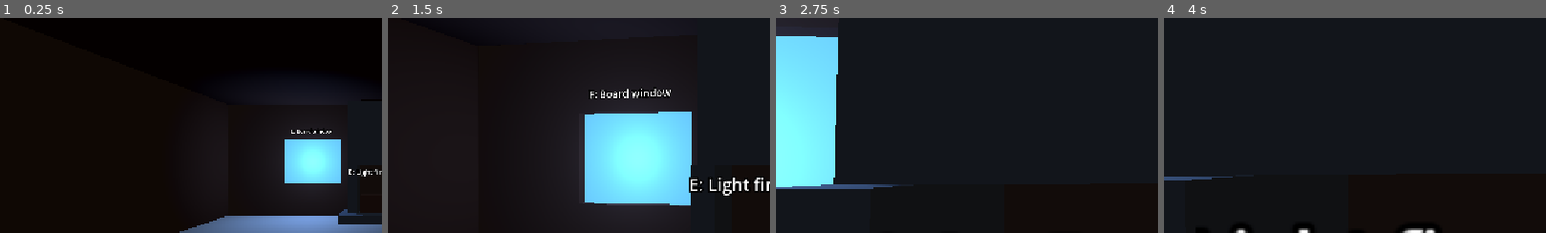
Above: before the commit, frames 1-4 (left to right).
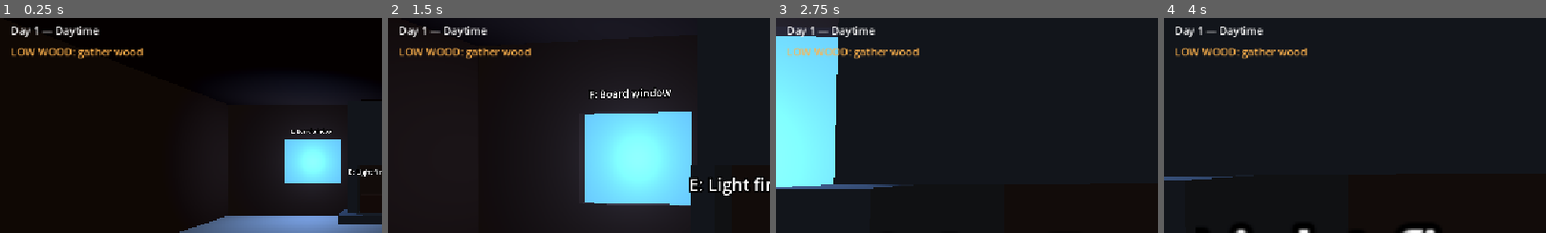
Above: after the commit, the same moments.

Repository: EarthDeparture/brave_and_cold
Game: Godot game, scene res://scenes/main.tscn
Two runs of this game, one before a commit and one after it. Both use one fixed random seed, a clock stepped at 60 frames per second and the inputs below.
Inputs (mouse positions are % of the whole screen's width and height, from its top left):
- Up to frame 1 (0.25 s): no input
- Up to frame 2 (1.5 s): tap Enter at 0.5 s; move the mouse to (55, 50) at 0.52 s; hold E (interact) 0.53-1.28 s; hold W (move_up) from 0.53 s (still down); click (55, 50) at 0.67 s; move the mouse to (45, 50) at 1.27 s; tap Shift (sprint) at 1.35 s; click (45, 50) at 1.42 s
- Up to frame 3 (2.75 s): keep holding W (move_up); move the mouse to (52, 48) at 2.02 s; hold E (interact) from 2.03 s (still down); click (52, 48) at 2.17 s
- Up to frame 4 (4 s): keep holding W (move_up); tap Space at 2.75 s; move the mouse to (49, 52) at 2.77 s; release E (interact) at 2.78 s; tap Shift (sprint) at 2.85 s; click (49, 52) at 2.92 s; tap Enter at 3.5 s; move the mouse to (57, 51) at 3.52 s; hold E (interact) from 3.53 s (still down); click (57, 51) at 3.67 s
The pictures show only the part of the screen within x 0-50%, y 16-66%; the shares and areas given below are measured in that part.

The runs differ from the first frame. In frame 1, 1.4% of the frame differs, in the area x 3-38%, y 3-20%; in frame 2, 1.4%; in frame 3, 1.4%; in frame 4, 1.4%.

Commit message:
agent(e249675a): **HUD day counter + night warning (code)** — Extend `hud

Diff:
--- a/brave-and-cold/scenes/hud.tscn
+++ b/brave-and-cold/scenes/hud.tscn
@@ -25,3 +25,18 @@
 offset_right = 600.0
 offset_bottom = 106.0
 mouse_filter = 2
+
+[node name="DayLabel" type="Label" parent="."]
+offset_left = 16.0
+offset_top = 112.0
+offset_right = 600.0
+offset_bottom = 138.0
+mouse_filter = 2
+
+[node name="WarningLabel" type="Label" parent="."]
+offset_left = 16.0
+offset_top = 144.0
+offset_right = 600.0
+offset_bottom = 226.0
+mouse_filter = 2
+modulate = Color(1, 0.7, 0.3, 1)
--- a/brave-and-cold/scripts/day_night.gd
+++ b/brave-and-cold/scripts/day_night.gd
@@ -6,6 +6,7 @@
 signal time_advanced(seconds: float, night: bool)
 
 @export_range(1.0, 3600.0) var day_length: float = 240.0
+var day_count: int = 1
 var cycle_time: float = 0.0
 var time_of_day: float:
 	get:
@@ -44,6 +45,7 @@
 		if cycle_time >= boundary:
 			if night:
 				cycle_time = 0.0
+				day_count += 1
 				dawn.emit()
 			else:
 				dusk.emit()
--- a/brave-and-cold/scripts/hud.gd
+++ b/brave-and-cold/scripts/hud.gd
@@ -1,10 +1,21 @@
 extends CanvasLayer
+
+@export var low_wood_threshold: int = 2
+@export_range(0.0, 1.0) var cold_threshold: float = 0.25
+
+@onready var day_label: Label = $DayLabel
+@onready var warning_label: Label = $WarningLabel
+
+var wood_amount: int = 0
 
 @onready var stamina_label: Label = $StaminaLabel
 @onready var temperature_label: Label = $TemperatureLabel
 
 
 func _ready() -> void:
+	DayNight.dawn.connect(_update_day_state)
+	DayNight.dusk.connect(_update_day_state)
+	_update_day_state()
 	var player = get_parent().get_node("Player")
 	player.wood_changed.connect(_on_wood_changed)
 	_on_wood_changed(player.wood)
@@ -19,10 +30,33 @@
 	if Temperature.is_frozen:
 		temperature_label.text += " — FREEZING: half speed, sprint disabled"
 
+	_update_warnings()
+
 
 func _on_stamina_changed(current: float, _maximum: float) -> void:
 	stamina_label.text = str(current)
 
 
 func _on_wood_changed(amount: int) -> void:
+	wood_amount = amount
+	_update_warnings()
 	$WoodLabel.text = "Wood: %d | E: gather / fuel fire / board window" % amount
+
+
+func _update_day_state() -> void:
+	day_label.text = "Day %d — %s" % [DayNight.day_count, "Night" if DayNight.is_night else "Daytime"]
+	_update_warnings()
+
+
+func _update_warnings() -> void:
+	var warnings: PackedStringArray = []
+	if DayNight.is_night:
+		warnings.append("NIGHT: colder, more zombies")
+	if wood_amount <= low_wood_threshold:
+		warnings.append("LOW WOOD: gather wood")
+	if Temperature.is_frozen:
+		warnings.append("FREEZING: find a lit fire")
+	elif Temperature.current_temperature <= Temperature.max_temperature * cold_threshold:
+		warnings.append("COLD: warm up by a lit fire")
+	warning_label.text = "\n".join(warnings)
+	warning_label.visible = not warnings.is_empty()
--- /dev/null
+++ b/brave-and-cold/tests/test_hud.gd
@@ -0,0 +1,51 @@
+extends SceneTree
+
+var failures := 0
+
+
+func _init() -> void:
+	call_deferred("_run")
+
+
+func _run() -> void:
+	var clock = root.get_node("DayNight")
+	var temperature = root.get_node("Temperature")
+	clock.set_process(false)
+	temperature.set_process(false)
+	var world = load("res://scenes/main.tscn").instantiate()
+	root.add_child(world)
+	var hud = world.get_node("HUD")
+	var player = world.get_node("Player")
+	var warnings = hud.get_node("WarningLabel")
+	_check(hud.get_node("DayLabel").text == "Day 1 — Daytime", "initial day")
+	_check("LOW WOOD" in warnings.text, "initial low wood")
+	player.add_wood(3)
+	_check(not warnings.visible, "safe state hides warnings")
+	player.consume_wood()
+	_check("LOW WOOD" in warnings.text, "wood boundary")
+	temperature.current_temperature = 25.0
+	_check("COLD" in warnings.text and "LOW WOOD" in warnings.text, "simultaneous warnings")
+	temperature.current_temperature = 0.0
+	_check("FREEZING" in warnings.text and "half speed" in hud.get_node("TemperatureLabel").text, "frozen warning and existing penalty")
+	temperature.current_temperature = 26.0
+	_check(not "COLD" in warnings.text and not "FREEZING" in warnings.text, "recovery clears cold warning")
+	clock.advance(120.0)
+	_check(hud.get_node("DayLabel").text == "Day 1 — Night" and "NIGHT" in warnings.text, "dusk")
+	clock.advance(120.0)
+	_check(hud.get_node("DayLabel").text == "Day 2 — Daytime" and not "NIGHT" in warnings.text, "dawn")
+	clock.advance(480.0)
+	_check(clock.day_count == 4 and hud.get_node("DayLabel").text == "Day 4 — Daytime", "multiple days")
+	world.free()
+	clock.advance(120.0)
+	world = load("res://scenes/main.tscn").instantiate()
+	root.add_child(world)
+	_check(world.get_node("HUD/DayLabel").text == "Day 4 — Night", "HUD recreation preserves clock state")
+	world.free()
+	print("HUD tests: %d failures." % failures)
+	quit(0 if failures == 0 else 1)
+
+
+func _check(condition: bool, label: String) -> void:
+	if not condition:
+		push_error("FAIL: " + label)
+		failures += 1
Not shown, added: brave-and-cold/tests/test_hud.gd.uid
Not shown, added: brave-and-cold/docs/hud-review.md
